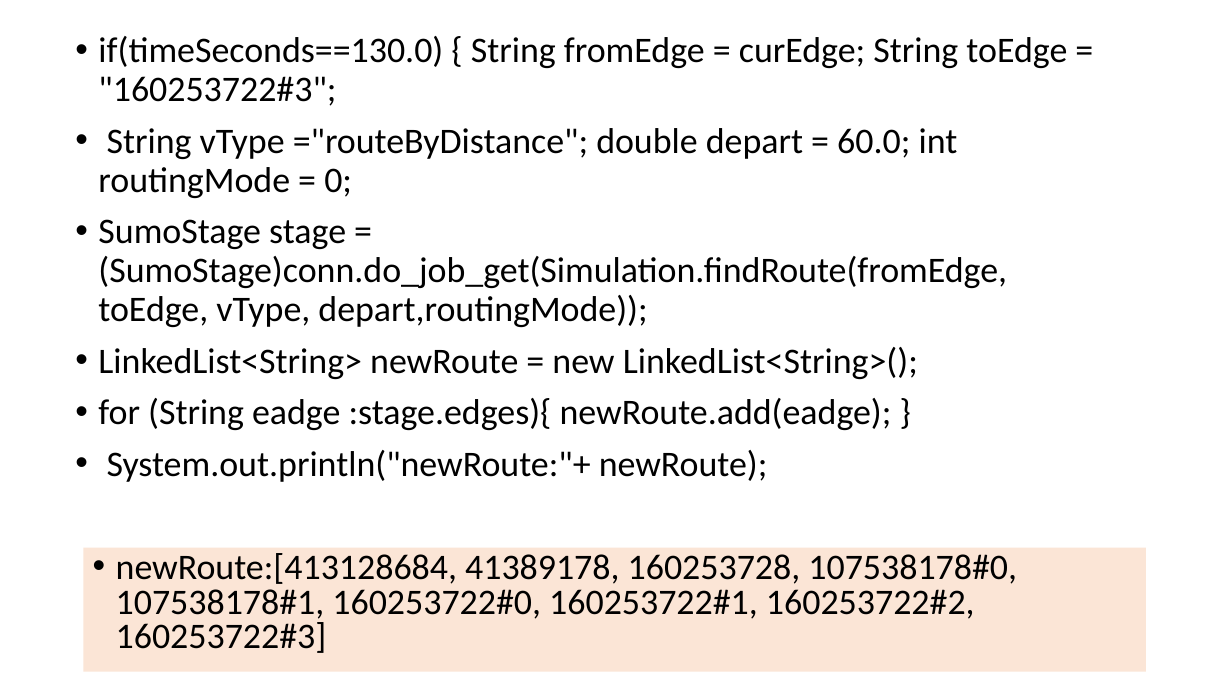
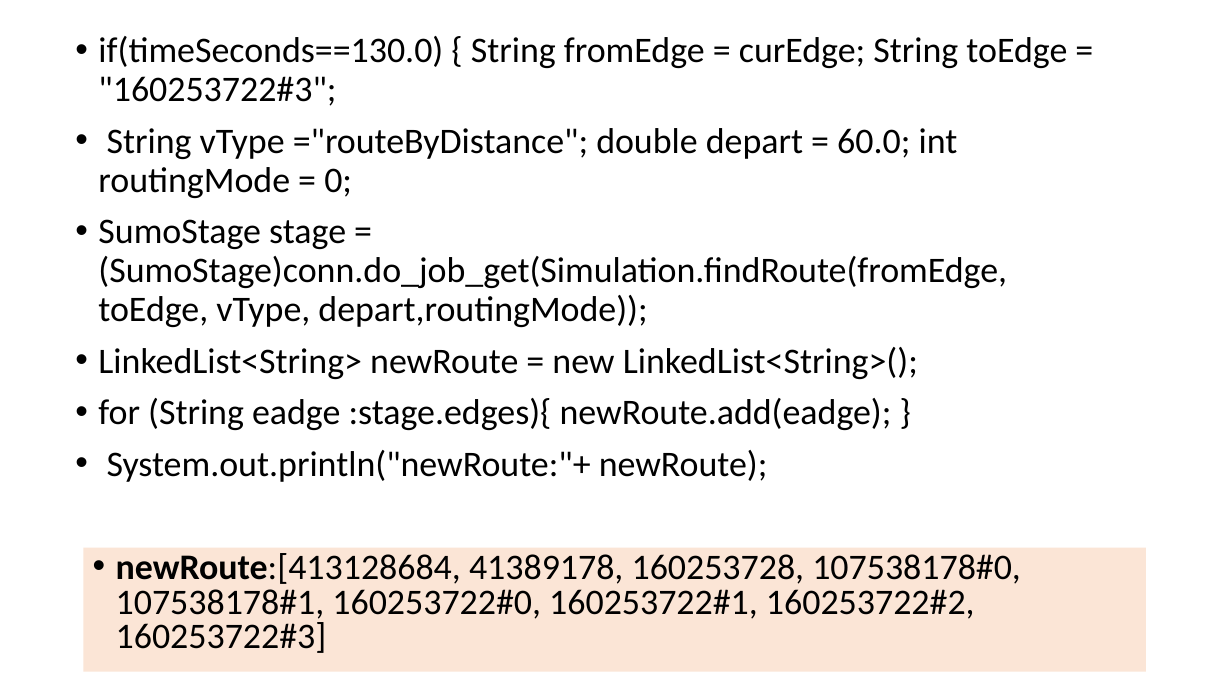
Before and after one commit to YenKang/Smart-Logistics-Plan, a slide deck: slide 44 of eclipse workspace/java_library/sumo_implementation recording.pptx. Drawn at 1232x693 pixels with LibreOffice and Linux fonts; fonts in the diff are those of the drawing. Boxes give left, top, right and bottom in pixels: in the first picture for what was removed or moved away, otherwise in the second. Text is boxed around its words. In the diff, an @@ line names an element or a change of style, - is before the commit and + after.

```diff
--- a/eclipse workspace/java_library/sumo_implementation recording.pptx
+++ b/eclipse workspace/java_library/sumo_implementation recording.pptx
@@ text "newRoute:[413128684, 41389178, 160253728, 107538178#0, 10753 ..." at [83, 548, 1146, 672]: bold on in "newRoute:[413128684," @@
```
Also in this commit, not shown: 3 other slides changed, 2 slides added, 2 other files.
